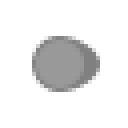
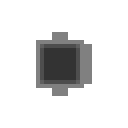
Revision of a layered 128 × 128 image; what changed, layer by layer:
removed layer "Ellipse 1" over bbox(36, 40, 84, 88)
removed layer "head" over bbox(32, 36, 100, 92)
added layer "Rectangle 5" above "Rectangle 4" over bbox(52, 88, 68, 96)
added layer "Rectangle 4" above "Rectangle 3" over bbox(52, 32, 68, 40)
added layer "Rectangle 3" above "Rectangle 2" over bbox(84, 44, 92, 84)
added layer "Rectangle 2" over bbox(36, 40, 84, 88)
